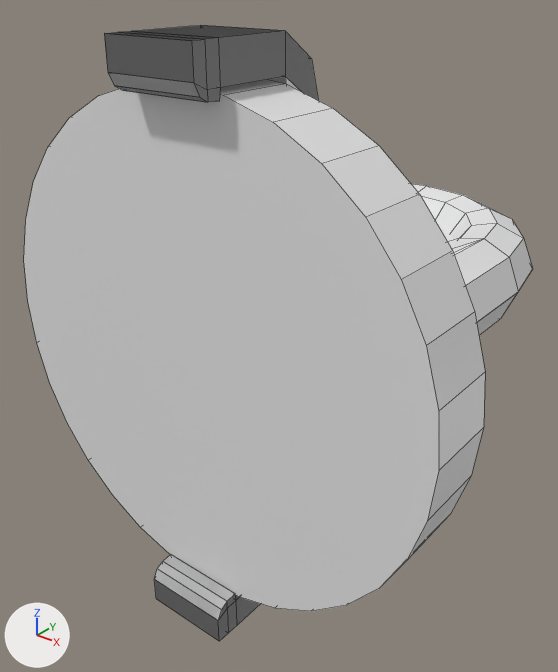
Renders of the Blender file francis_turbine.blend from each side of a commit.
Rendered twice from a 50 mm lens placed at (18.7, -36.0, 13.9), pointed at (-3.9, -7.7, -3.7). Arrows for +X, +Y and +Z are at lower left; the lights stay in place. Mesh edges are drawn as thin lines on the coarser meshes.
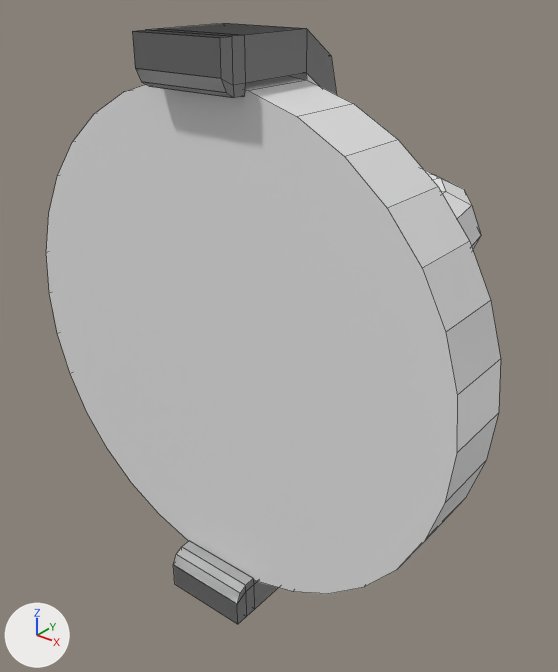
Pixel boxes [x1, y1, x2, y2] of what changed, in the pictures (558 x 672 px):
'Grip_cylinder', moved: before [24, 80, 485, 611]; after [46, 76, 501, 594]
'Cube.003', moved: before [104, 25, 318, 641]; after [132, 24, 337, 624]
'Cylinder.003', moved: before [412, 184, 533, 322]; after [424, 170, 481, 246]
'Cylinder.002', moved: before [477, 270, 532, 335]; after [472, 236, 481, 249]

The change in detail:
Object 'Cylinder.002' (ob_cylinder_002) moves from (-4.02, 0.0, -1.24) to (-7.2, 0.0, -0.01).
Object 'Cylinder.003' (ob_cylinder_003) moves from (-4.02, 0.0, -1.21) to (-7.2, 0.0, 0.01).
Object 'Grip_cylinder' (ob_grip_cylinder) moves from (0.0, -16.3, 0.0) to (0.0, -15.12, 0.0).
Object 'Cube.003' (ob_cube_003) moves from (0.0, -12.56, 0.0) to (0.0, -11.38, 0.0).
